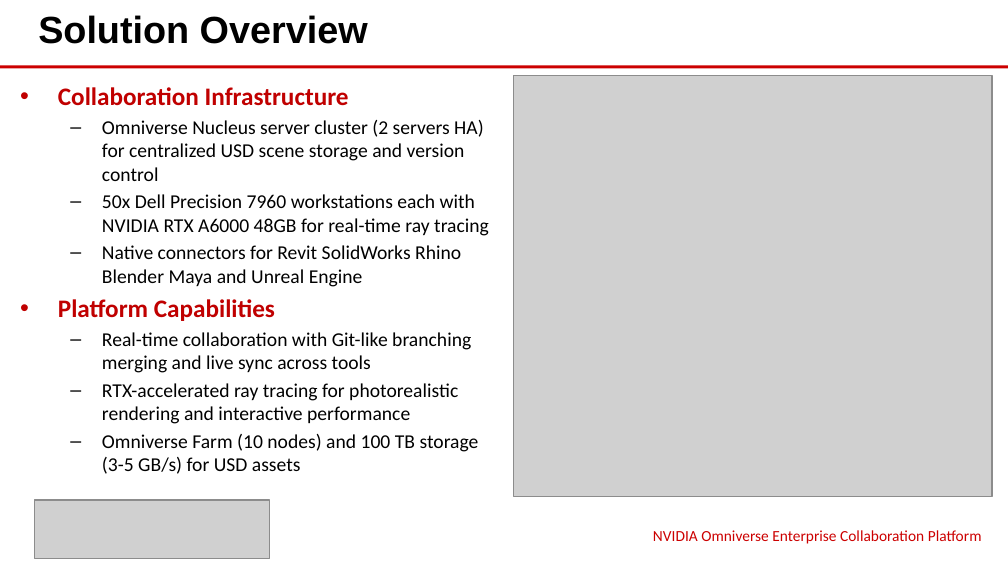
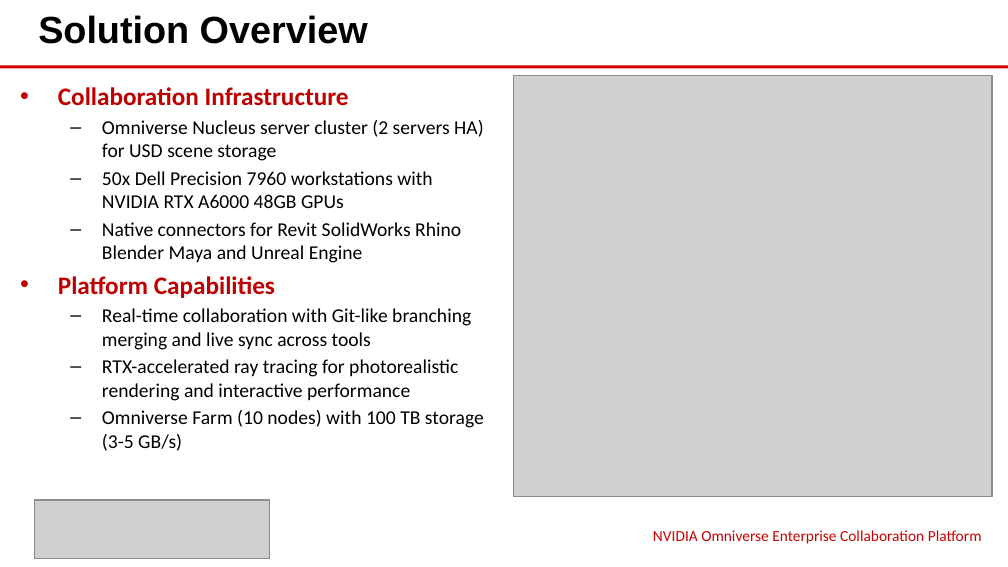
Before and after one commit to eoframework/solutions, a slide deck: slide 4 of solutions/nvidia/modern-workspace/omniverse-enterprise/presales/solution-briefing.pptx. Drawn at 1008x567 pixels with LibreOffice and Linux fonts; fonts in the diff are those of the drawing; grey boxes stand for pictures. Boxes give left, top, right and bottom in pixels: in the first picture for what was removed or moved away, otherwise in the second. Text is boxed around its words. In the diff, an @@ line names an element or a change of style, - is before the commit and + after.

Commit message:
Enforce 13-word limit for Solution Overview sub-items in NVIDIA briefings
- Updated all sub-items in Solution Overview slides to be less than 13 words including title text
- DGX SuperPOD: Condensed 4 sub-items (16→12, 14→10, 13→8, 13→11 words)
- GPU Compute Cluster: Condensed 3 sub-items (15→12, 14→11, 14→12 words)
- Omniverse Enterprise: Condensed 3 sub-items (16→11, 16→11, 14→10 words)
- Removed redundant phrases while preserving technical accuracy
- All 18 sub-items now meet the <13 word requirement
- Regenerated all presentations with updated content

```diff
--- a/solutions/nvidia/modern-workspace/omniverse-enterprise/presales/solution-briefing.pptx
+++ b/solutions/nvidia/modern-workspace/omniverse-enterprise/presales/solution-briefing.pptx
@@ text at (102, 120, 484, 208): text changed @@
-  – Omniverse Nucleus server cluster (2 servers HA) for centralized USD scene storage and version control
-  – 50x Dell Precision 7960 workstations each with NVIDIA RTX A6000 48GB for real-time ray tracing
+  – Omniverse Nucleus server cluster (2 servers HA) for USD scene storage
+  – 50x Dell Precision 7960 workstations with NVIDIA RTX A6000 48GB GPUs
@@ text at (102, 410, 484, 451): text changed @@
-  – Omniverse Farm (10 nodes) and 100 TB storage (3-5 GB/s) for USD assets
+  – Omniverse Farm (10 nodes) with 100 TB storage (3-5 GB/s)
```
Also in this commit, not shown: 17 other files.
